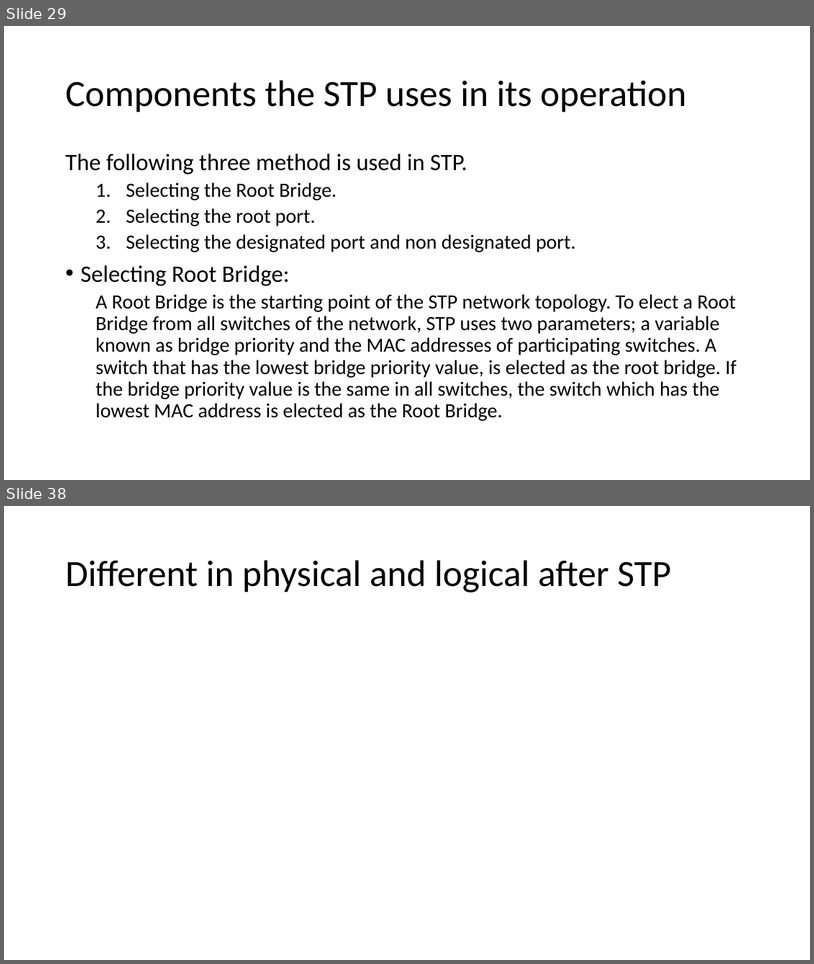
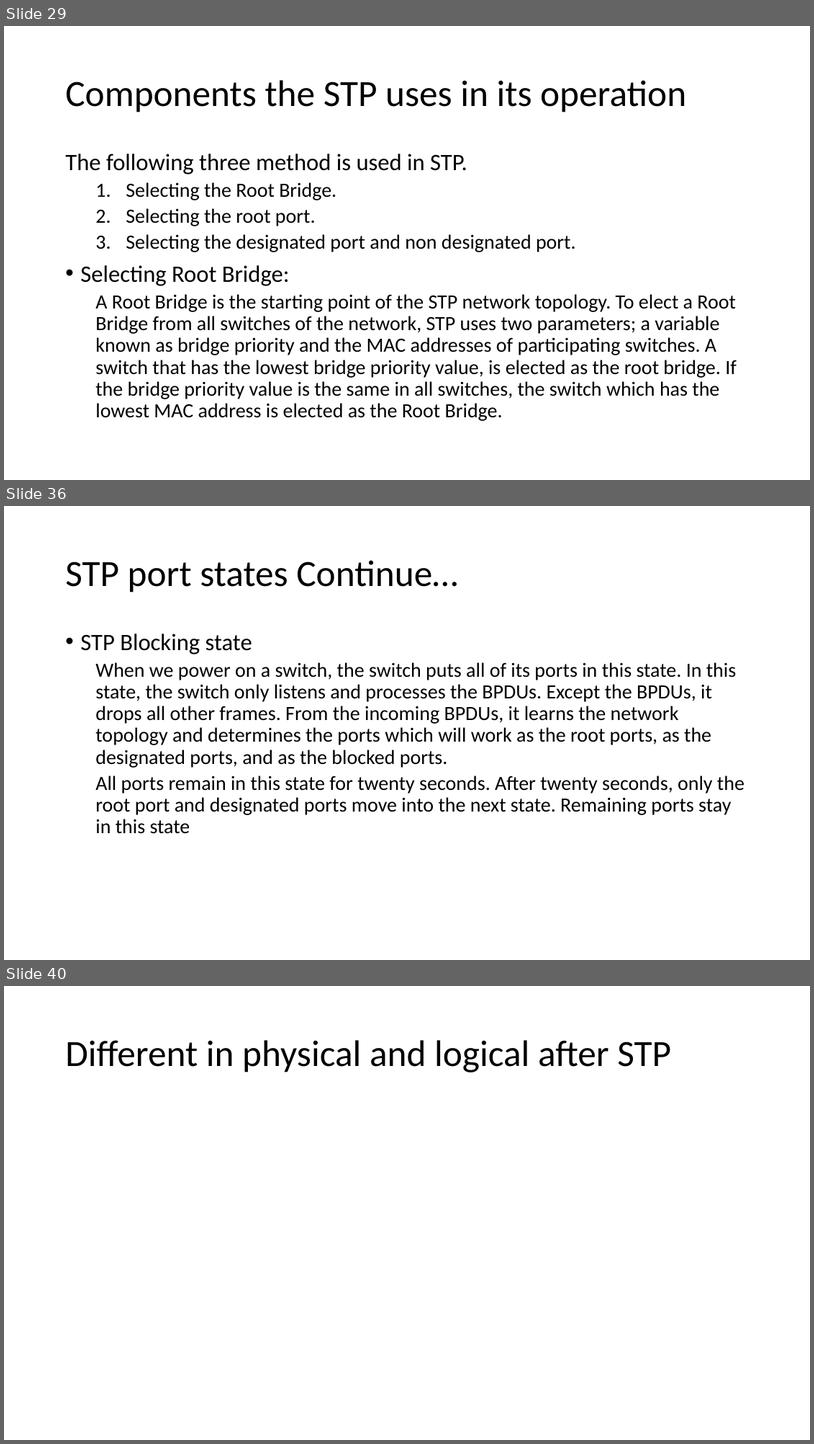
Before and after one commit to MuhammadHaseebAmjad/Networking, a slide deck: CCNA_LAB.pptx. Shown one above the other, each under a label of ours: slides 29 and 38 before the commit, slides 29, 36 and 40 after it; the slides between them are not shown. The pictures are 814x964 and 814x1444 pixels, drawn with LibreOffice and Linux fonts; fonts in the diff are those of the drawing. Boxes give left, top, right and bottom in pixels: in the first picture for what was removed or moved away, otherwise in the second. Text is boxed around its words. In the diff, an @@ line names an element or a change of style, - is before the commit and + after.

```diff
--- a/CCNA_LAB.pptx
+++ b/CCNA_LAB.pptx
@@ slide 36 added at box(4, 506, 810, 960), background #FFFFFF @@
@@ title added at box(65, 560, 458, 592), 44 pt, text #000000 @@
+STP port states Continue…
@@ text added at box(80, 633, 745, 834), 24 pt, text #000000 @@
+• STP Blocking state
+  When we power on a switch, the switch puts all of its ports in this state. In this state, the switch only listens and processes the BPDUs. Except the BPDUs, it drops all other frames. From the incoming BPDUs, it learns the network topology and determines the ports which will work as the root ports, as the designated ports, and as the blocked ports.
+  All ports remain in this state for twenty seconds. After twenty seconds, only the root port and designated ports move into the next state. Remaining ports stay in this state
@@ what was slide 38 is now slide 40 @@
```
Also in this commit, not shown: 2 slides changed, 7 other slides added, 8 slides removed.
